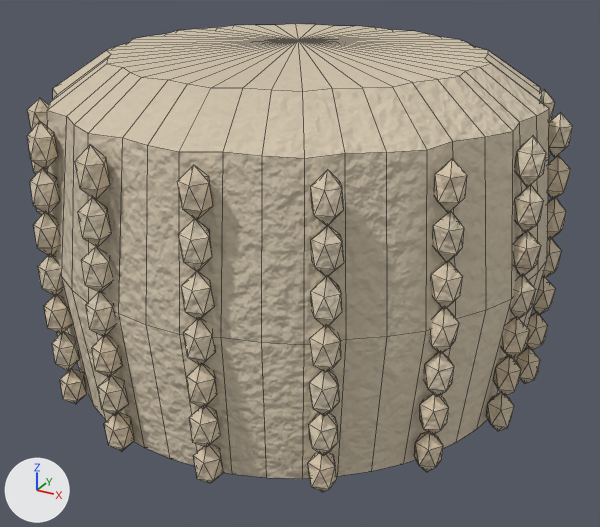
Before and after pictures for a commit that changed the Blender file assets/models/source/furniture/pouf.blend.
The view is the same before and after, from a 50 mm camera at (0.439, -0.794, 0.549) aimed at (0.011, -0.016, 0.16). The axes (+X, +Y, +Z) are drawn at lower left. The lights are the same throughout. The first picture is the older version. Mesh edges are drawn as thin lines.

In view in the first picture: 'Pouf', 'Zopfmuster'.
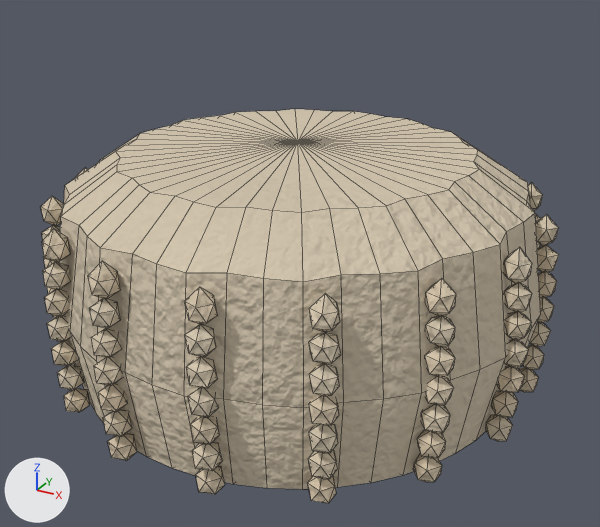
Changed parts and their boxes (x1, y1, x2, y2) in the pictures (600 x 527 px; the box of a moved part takes in the faces that stretch with it):
'Pouf', reshaped (16% shorter)
    before: (47, 24, 549, 479)
    after: (59, 109, 541, 489)
'Zopfmuster', reshaped (17% shorter)
    before: (27, 90, 573, 492)
    after: (41, 168, 559, 503)
part 2 of me_zopfmuster, moved or reshaped
    before: (517, 347, 540, 383)
    after: (519, 368, 538, 392)
part 3 of me_zopfmuster, moved or reshaped
    before: (527, 312, 548, 350)
    after: (523, 345, 544, 370)
part 4 of me_zopfmuster, moved or reshaped
    before: (533, 277, 555, 315)
    after: (530, 322, 550, 347)
part 5 of me_zopfmuster, moved or reshaped
    before: (543, 238, 561, 278)
    after: (538, 298, 554, 323)
part 6 of me_zopfmuster, moved or reshaped
    before: (548, 198, 566, 239)
    after: (539, 272, 557, 298)
part 7 of me_zopfmuster, moved or reshaped
    before: (548, 156, 571, 199)
    after: (537, 245, 559, 272)
part 8 of me_zopfmuster, moved or reshaped
    before: (27, 98, 467, 492)
    after: (41, 168, 456, 503)
part 9 of me_zopfmuster, moved or reshaped
    before: (542, 90, 555, 122)
    after: (528, 183, 543, 210)
part 10 of me_zopfmuster, moved or reshaped
    before: (486, 113, 573, 431)
    after: (486, 215, 558, 441)

What the commit changed:
me_pouf is used by ob_pouf; location (0.0, 0.0, 0.0).
me_pouf had 242 vertices, 288 faces and spanned x -0.282..0.28, y -0.281..0.281, z 0.0..0.41.
me_pouf now has 242 vertices, 288 faces and spans x -0.281..0.28, y -0.28..0.281, z 0.0..0.3.
me_pouf part 1: 238 of 242 vertices moved; they spanned x -0.282..0.28, y -0.281..0.281, z 0.0..0.41 and now span x -0.281..0.28, y -0.28..0.281, z 0.0..0.3; mean shift (0.0, 0.0, -0.061); largest move (-0.211, 0.164, 0.361) -> (-0.212, 0.162, 0.249).
me_zopfmuster is used by ob_zopfmuster; location (0.0, 0.0, 0.0).
me_zopfmuster had 1344 vertices, 2240 faces and spanned x -0.292..0.29, y -0.291..0.291, z 0.035..0.356.
me_zopfmuster now has 1344 vertices, 2240 faces and spans x -0.291..0.29, y -0.29..0.29, z 0.024..0.246.
me_zopfmuster part 2: the loose piece of 12 vertices spanning x 0.256..0.283, y 0.039..0.067, z 0.037..0.085 is scaled about its middle by (1.01, 1, 0.681), then moved by (0.001, 0.001, -0.02).
me_zopfmuster part 3: the loose piece of 12 vertices spanning x 0.258..0.286, y 0.041..0.067, z 0.081..0.13 is scaled about its middle by (1.01, 1, 0.679), then moved by (0.001, 0.001, -0.034).
me_zopfmuster part 4: the loose piece of 12 vertices spanning x 0.261..0.289, y 0.041..0.068, z 0.126..0.173 is scaled about its middle by (1.01, 1, 0.679), then moved by (0.0, 0.001, -0.048).
me_zopfmuster part 5: the loose piece of 12 vertices spanning x 0.261..0.289, y 0.041..0.069, z 0.171..0.22 is scaled about its middle by (1.01, 1, 0.681), then moved by (0.0, 0.001, -0.063).
me_zopfmuster part 6: the loose piece of 12 vertices spanning x 0.261..0.289, y 0.042..0.069, z 0.215..0.265 is scaled about its middle by (1.01, 1, 0.681), then moved by (0.0, 0.001, -0.077).
me_zopfmuster part 7: the loose piece of 12 vertices spanning x 0.26..0.287, y 0.042..0.068, z 0.261..0.308 is scaled about its middle by (1.01, 1, 0.68), then moved by (0.0, 0.001, -0.092).
me_zopfmuster part 8: 672 of 1344 vertices moved; they spanned x -0.292..0.248, y -0.291..0.07, z 0.035..0.356 and now span x -0.291..0.248, y -0.29..0.069, z 0.024..0.246; mean shift (0.0, 0.0, -0.062); largest move (-0.272, 0.056, 0.354) -> (-0.272, 0.055, 0.243).
me_zopfmuster part 9: 288 of 1344 vertices moved; they spanned x -0.249..0.243, y 0.14..0.291, z 0.035..0.355 and now span x -0.248..0.242, y 0.139..0.29, z 0.024..0.244; mean shift (0.0, -0.001, -0.069); largest move (-0.23, 0.156, 0.355) -> (-0.231, 0.154, 0.243).
me_zopfmuster part 10: 96 of 1344 vertices moved; they spanned x 0.256..0.29, y -0.068..0.068, z 0.036..0.354 and now span x 0.255..0.29, y -0.068..0.068, z 0.024..0.246; mean shift (0.0, 0.0, -0.068); largest move (0.259, 0.063, 0.34) -> (0.258, 0.063, 0.231).
Other edits to the shape of me_zopfmuster do not show in these pictures.
